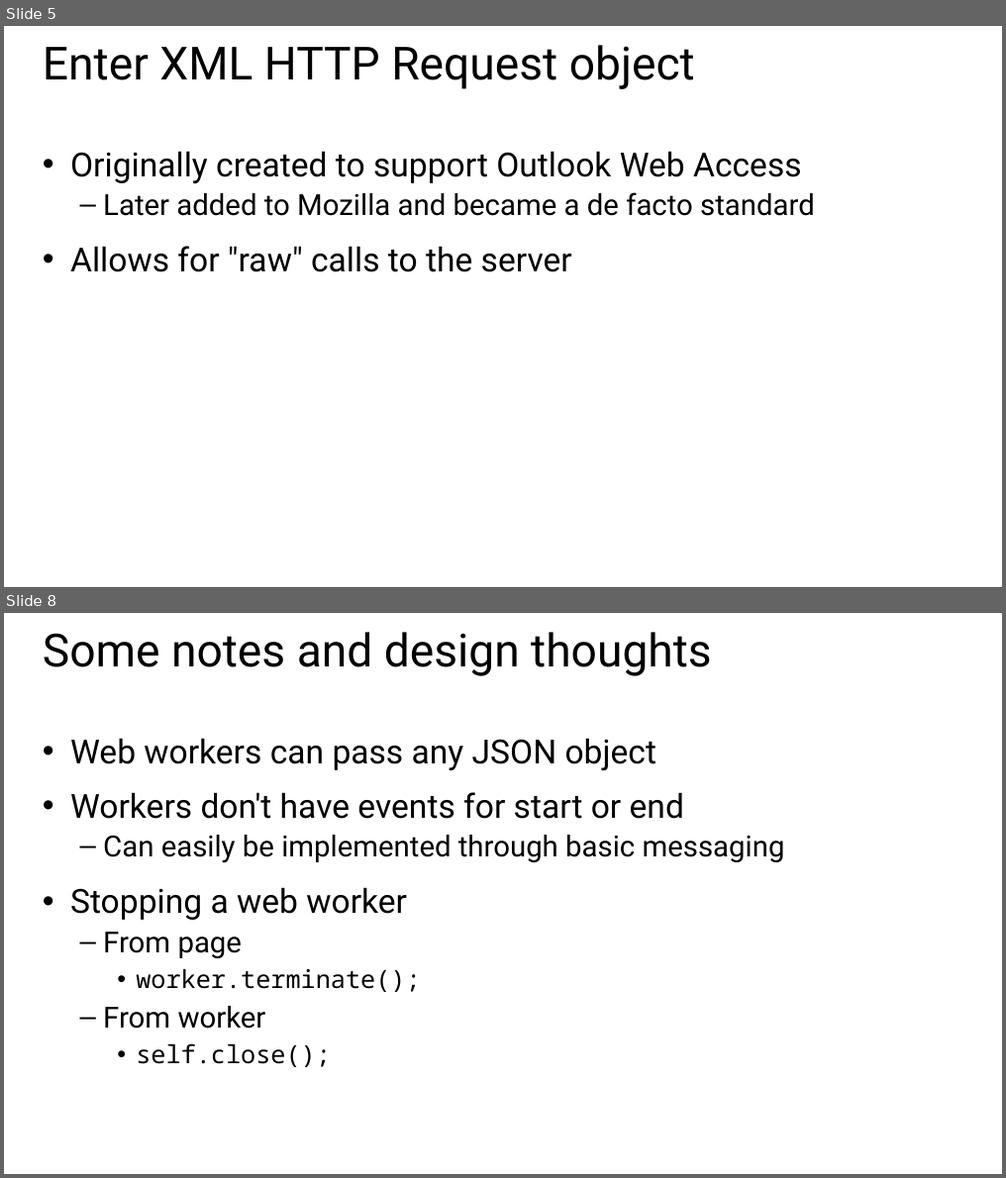
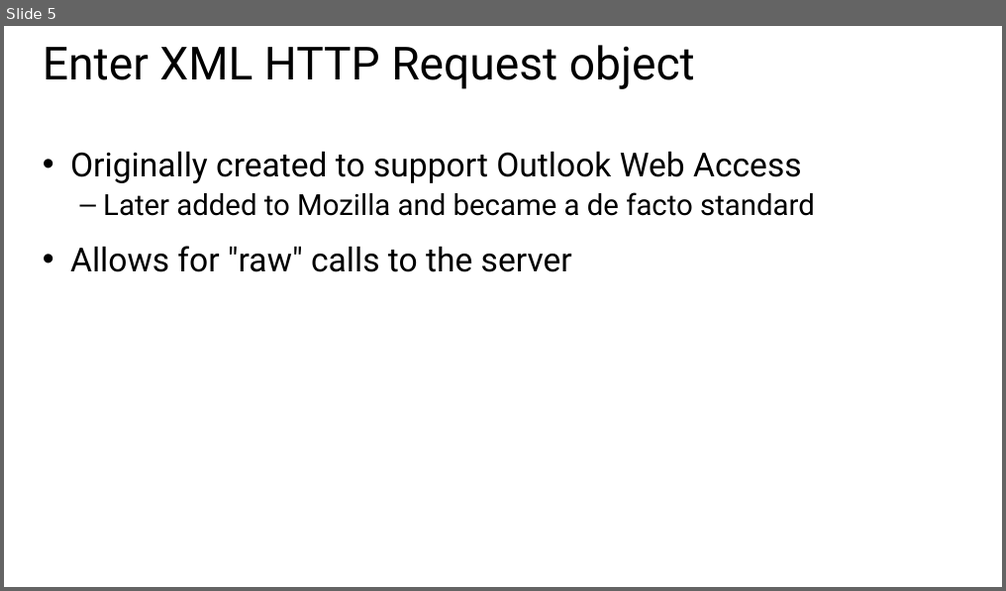
Before and after one commit to Amart85/JavaScript-Experienced-Developers, a slide deck: Slides/Module 4 - Server communication.pptx. Shown one above the other, each under a label of ours: slides 5 and 8 before the commit, slide 5 after it; the slides between them are not shown. The pictures are 1006x1178 and 1006x591 pixels, drawn with LibreOffice and Linux fonts; fonts in the diff are those of the drawing. Boxes give left, top, right and bottom in pixels: in the first picture for what was removed or moved away, otherwise in the second. Text is boxed around its words. In the diff, an @@ line names an element or a change of style, - is before the commit and + after.

```diff
--- a/Slides/Module 4 - Server communication.pptx
+++ b/Slides/Module 4 - Server communication.pptx
@@ slide 8 removed at (x1=4, y1=613, x2=1002, y2=1174), background #FFFFFF @@
@@ title removed at (x1=43, y1=632, x2=712, y2=676) @@
-Some notes and design thoughts
@@ text removed at (x1=70, y1=738, x2=785, y2=1067) @@
-• Web workers can pass any JSON object
-• Workers don't have events for start or end
-  – Can easily be implemented through basic messaging
-• Stopping a web worker
-  – From page
-    • worker.terminate();
-  – From worker
-    • self.close();
```
Also in this commit, not shown: 3 slides changed, 11 slides added, 8 other slides removed, 1 other file.
